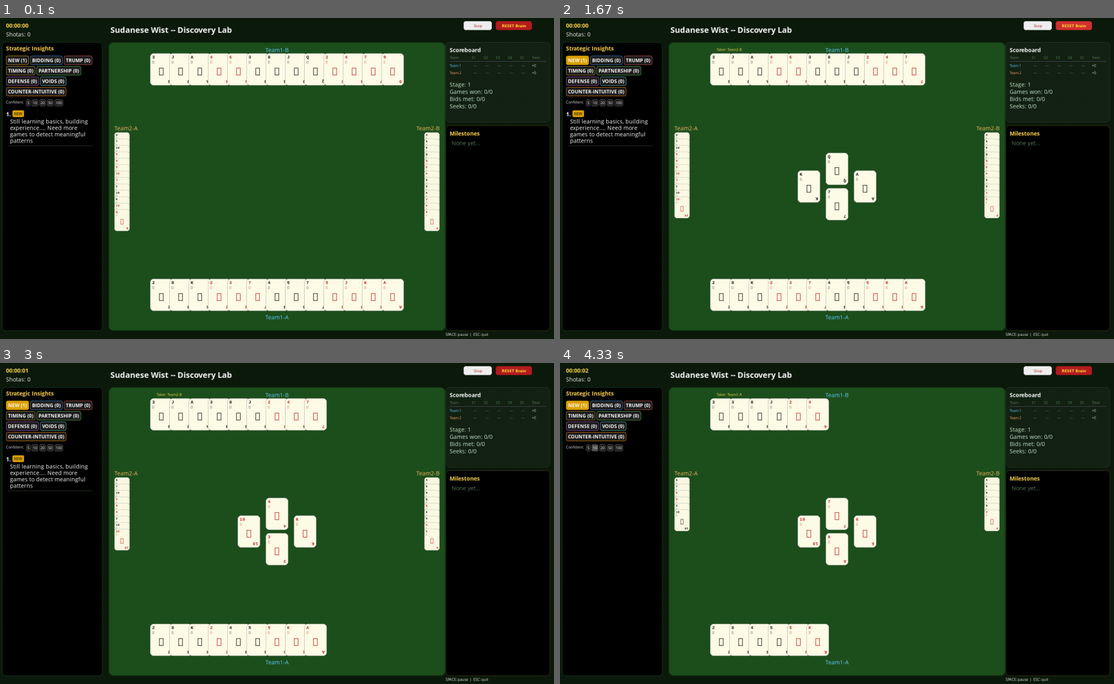
Above: before the commit, frames 1-4 (two rows, left to right).
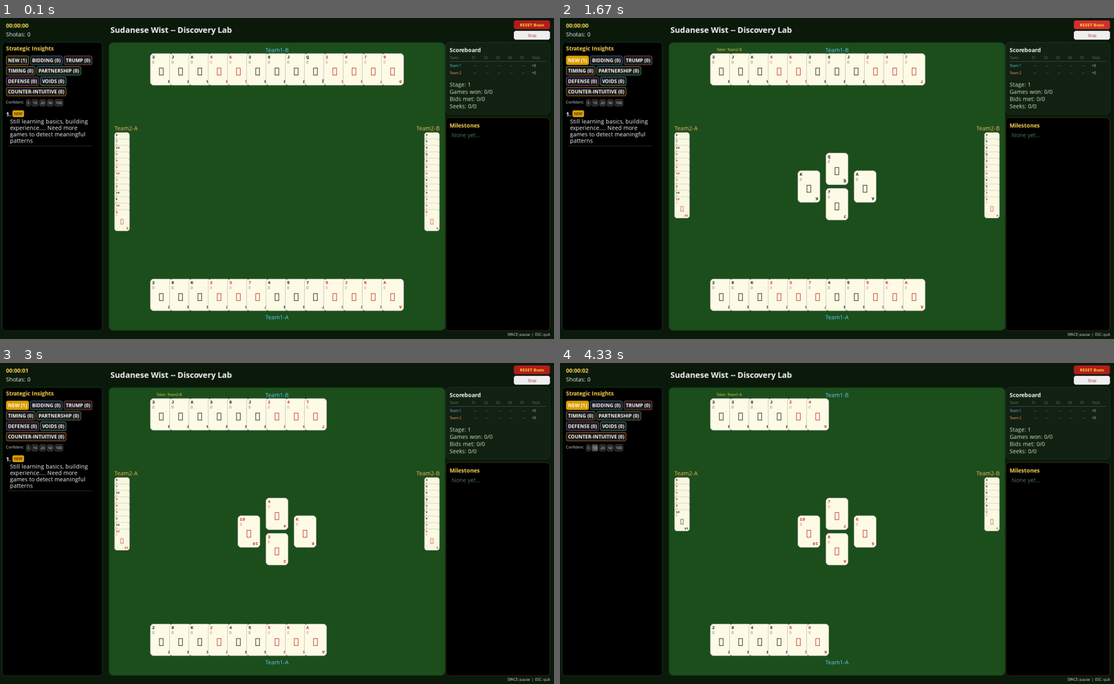
Above: after the commit, the same moments.

Repository: aamagzoub/engineering-intelligence
Game: pygame game, started from gui_wist_discovery/main.py
Same seed, same stepped clock (60 frames per second), same inputs: the game is played once before the commit and once after it.
Inputs (mouse positions are in pixels of both pictures, inside the frame that each line leads up to):
- Up to frame 1 (0.1 s): no input
- Up to frame 2 (1.67 s): click "NEW (1)" at 0.38 s; click "RESET Brain" at 0.72 s; tap Space at 1, 1.4 s
- Up to frame 3 (3 s): tap Space at 1.7, 2.23 s; click (288, 417) at 1.88 s
- Up to frame 4 (4.33 s): click "5" at 3.05 s; click (981, 494) at 3.38 s; click (1008, 517) at 3.72 s; click "10" at 4.05 s

The runs differ from the first frame. In frame 1, 1.2% of the frame differs, in the area x 80-100%, y 0-100%; in frame 2, 1.2%; in frame 3, 1.2%; in frame 4, 1.2%.

Commit message:
v3.1.7 buttons stacked right-aligned, reduce scoreboard, labels bottom-right

Diff:
--- a/gui_wist_discovery/renderer.py
+++ b/gui_wist_discovery/renderer.py
@@ -169,16 +169,27 @@
     # ─── Buttons ────────────────────────────────────────────────────────────────
 
     def _render_mode_btn(self, paused):
-        """Stop/Resume + Reset buttons above the scoreboard on the right side."""
+        """Stop/Resume beneath Reset Brain, both right-aligned with scoreboard right edge."""
         px = SCREEN_WIDTH - 270
-        btn_w, btn_h = 70, 22
-        reset_w, reset_h = 90, 22
-        total_w = btn_w + 10 + reset_w
-        start_x = px + (260 - total_w) // 2
-        btn_y = 8
-
-        # Stop/Resume button.
-        btn = pygame.Rect(start_x, btn_y, btn_w, btn_h)
+        panel_w = 260
+        btn_w, btn_h = 90, 22
+        gap = 4
+        # Right-aligned with scoreboard right edge.
+        btn_right = px + panel_w
+        btn_x = btn_right - btn_w
+
+        # Reset Brain button (top).
+        reset_y = 6
+        reset_btn = pygame.Rect(btn_x, reset_y, btn_w, btn_h)
+        hover2 = reset_btn.collidepoint(pygame.mouse.get_pos())
+        bg2 = (210, 50, 50) if hover2 else (180, 30, 30)
+        pygame.draw.rect(self.screen, bg2, reset_btn, border_radius=5)
+        t2 = self._btn_font_bold.render("RESET Brain", True, (255, 230, 50))
+        self.screen.blit(t2, t2.get_rect(center=reset_btn.center))
+
+        # Stop/Resume button (beneath).
+        stop_y = reset_y + btn_h + gap
+        btn = pygame.Rect(btn_x, stop_y, btn_w, btn_h)
         hover = btn.collidepoint(pygame.mouse.get_pos())
         label = "Resume" if paused else "Stop"
         bg = (255, 255, 255) if hover else (240, 240, 240)
@@ -186,18 +197,11 @@
         t = self._btn_font.render(label, True, (180, 30, 30))
         self.screen.blit(t, t.get_rect(center=btn.center))
 
-        # Reset button.
-        reset_btn = pygame.Rect(start_x + btn_w + 10, btn_y, reset_w, reset_h)
-        hover2 = reset_btn.collidepoint(pygame.mouse.get_pos())
-        bg2 = (210, 50, 50) if hover2 else (180, 30, 30)
-        pygame.draw.rect(self.screen, bg2, reset_btn, border_radius=5)
-        t2 = self._btn_font_bold.render("RESET Brain", True, (255, 230, 50))
-        self.screen.blit(t2, t2.get_rect(center=reset_btn.center))
-
-        # Labels at bottom-right, aligned with left edge of milestones box.
+        # Labels at bottom-right, aligned with right edge of milestones box.
         label_text = "SPACE: pause  |  ESC: quit"
         label_surf = self.fonts["small"].render(label_text, True, TEXT_WHITE)
-        self.screen.blit(label_surf, (px, SCREEN_HEIGHT - 18))
+        label_x = btn_right - label_surf.get_width()
+        self.screen.blit(label_surf, (label_x, SCREEN_HEIGHT - 18))
 
         return btn, reset_btn
 
@@ -213,7 +217,7 @@
         panel_w = 260
 
         # Scoreboard box.
-        score_h = 200
+        score_h = 180
         score_rect = pygame.Rect(px, 60, panel_w, score_h)
         pygame.draw.rect(self.screen, PANEL_DARK, score_rect, border_radius=10)
         pygame.draw.rect(self.screen, (40, 60, 40), score_rect, width=1, border_radius=10)
Not shown, removed: WistDiscovery_v3.1.5.spec
